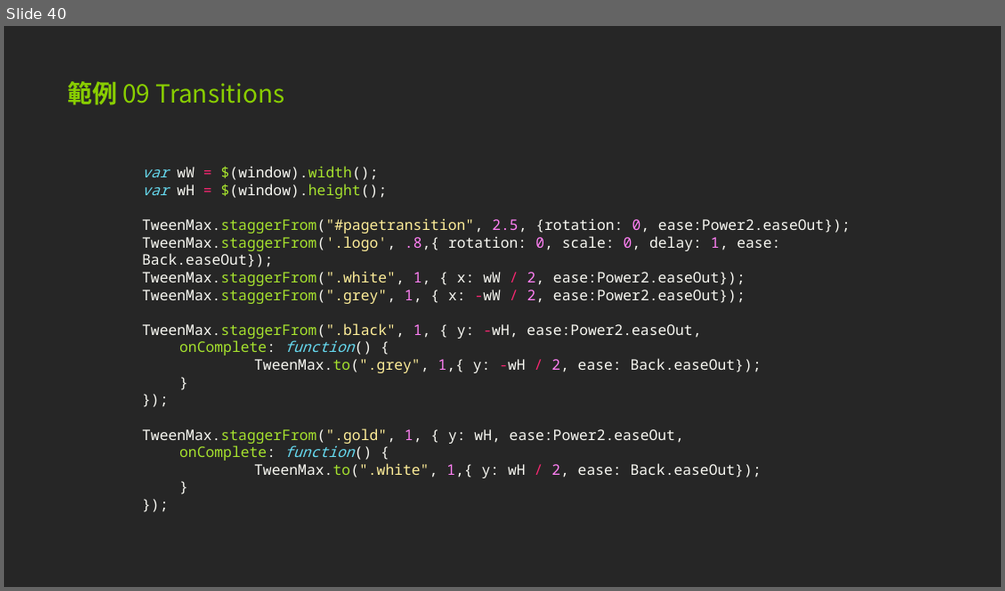
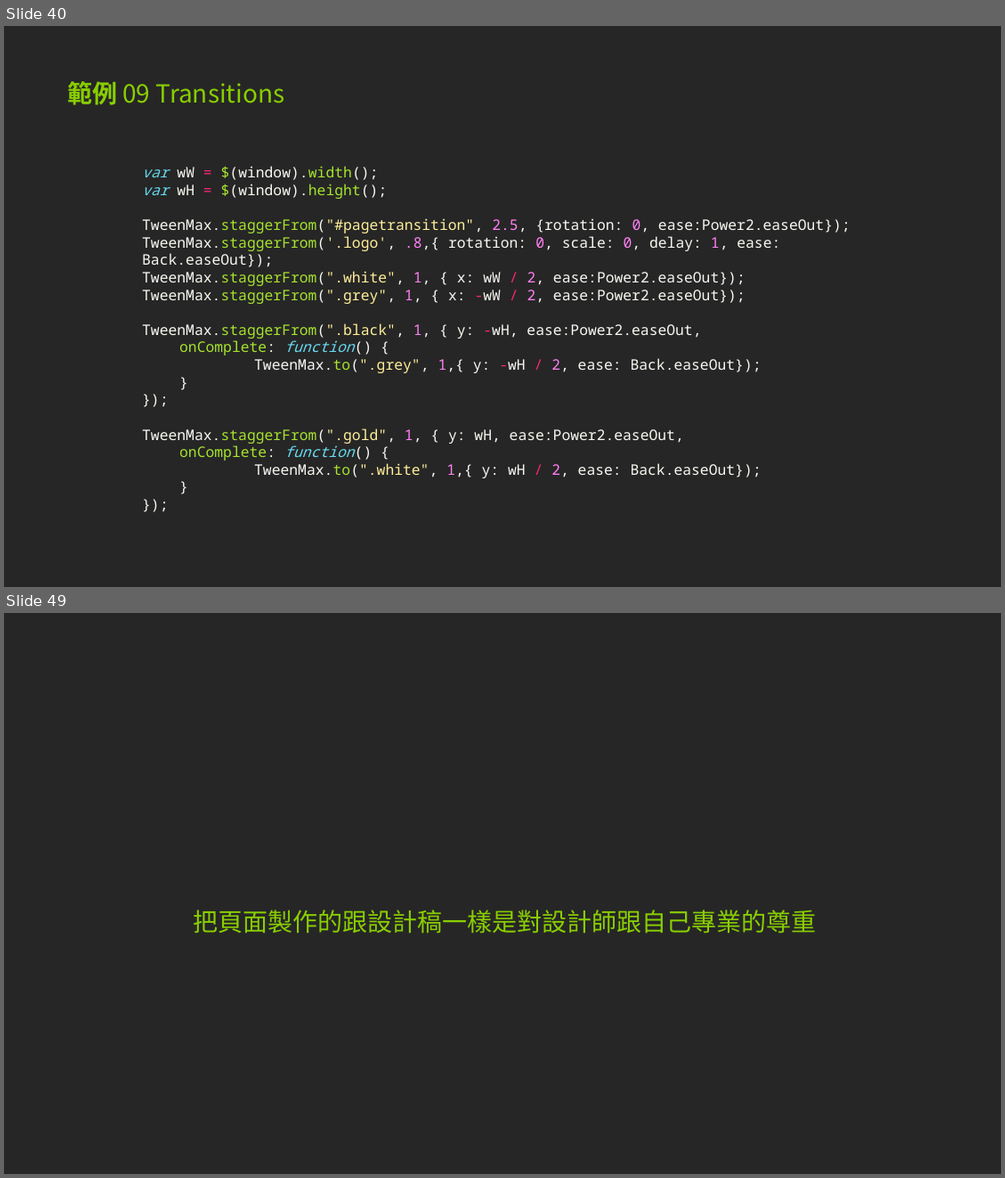
Before and after one commit to pgkusn/TweenMax_course_example, a slide deck: JavaScript ＆ TweenMax 動態特效速成實戰.pptx. Shown one above the other, each under a label of ours: slide 40 before the commit, slides 40 and 49 after it; the slides between them are not shown. The pictures are 1005x591 and 1005x1178 pixels, drawn with LibreOffice and Linux fonts; fonts in the diff are those of the drawing. Boxes give left, top, right and bottom in pixels: in the first picture for what was removed or moved away, otherwise in the second. Text is boxed around its words. In the diff, an @@ line names an element or a change of style, - is before the commit and + after.

```diff
--- a/JavaScript ＆ TweenMax 動態特效速成實戰.pptx
+++ b/JavaScript ＆ TweenMax 動態特效速成實戰.pptx
@@ slide 49 added at box(4, 613, 1001, 1174), background #262626 @@
@@ text added at box(193, 909, 816, 933), 24 pt, text #89CE01 @@
+把頁面製作的跟設計稿一樣是對設計師跟自己專業的尊重
```
Also in this commit, not shown: 13 other slides added.
